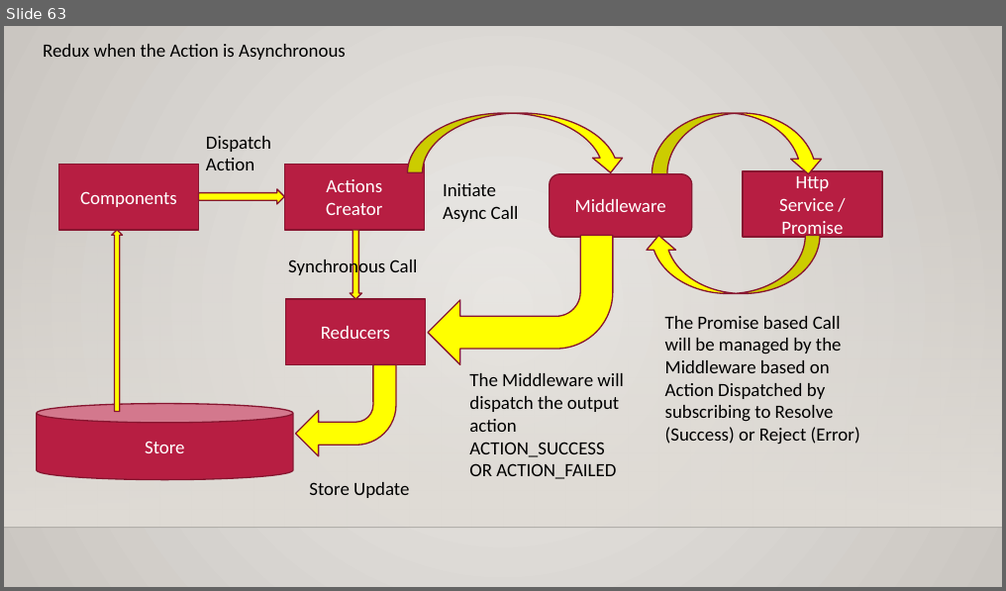
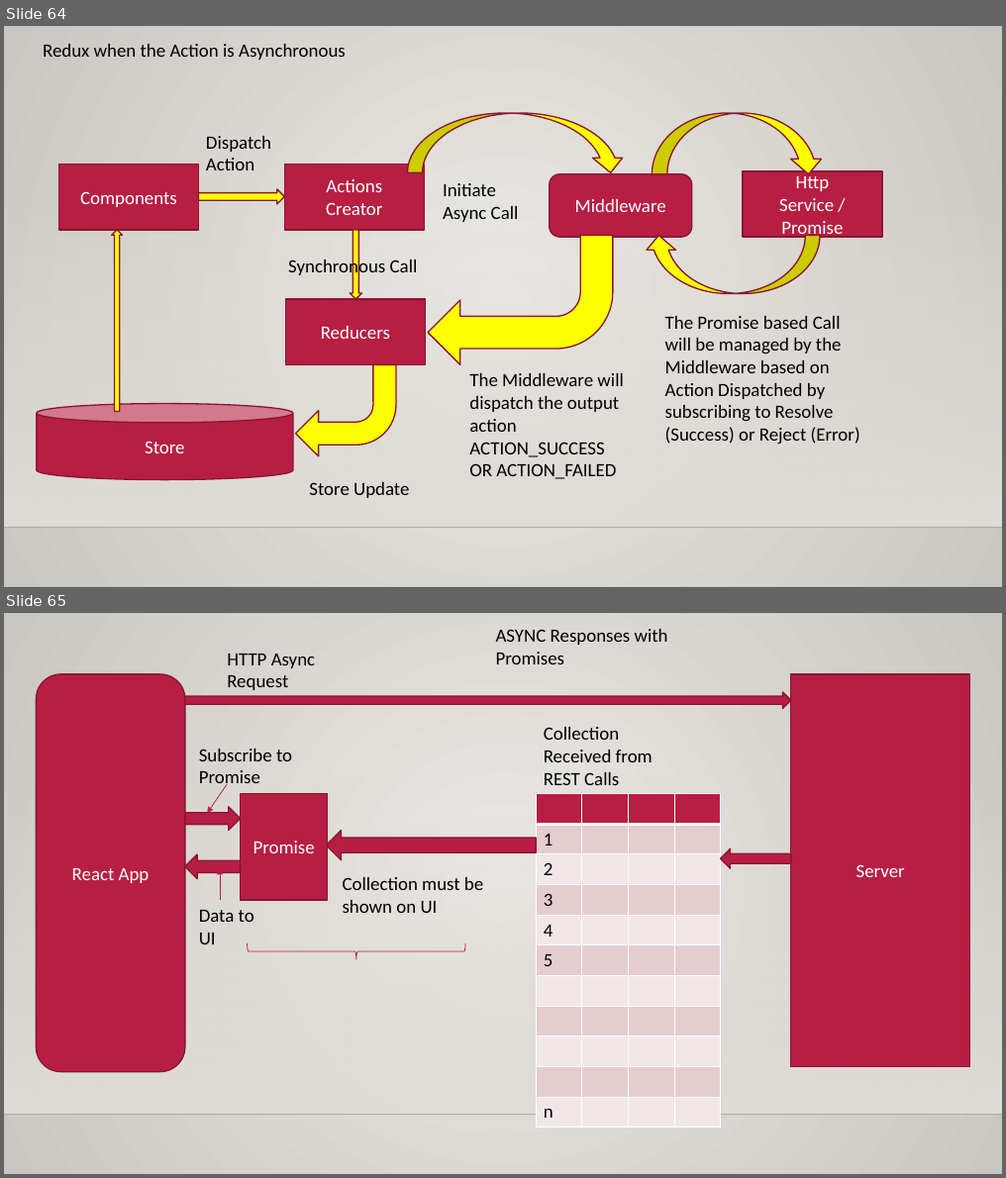
Before and after one commit to maheshsabnis/blazejan2021, a slide deck: Training_Notes_PPTs.pptx. Shown one above the other, each under a label of ours: slide 63 before the commit, slides 64 and 65 after it. The pictures are 1006x591 and 1006x1178 pixels, drawn with LibreOffice and Linux fonts; fonts in the diff are those of the drawing; background and template pictures are left out. Boxes give left, top, right and bottom in pixels: in the first picture for what was removed or moved away, otherwise in the second. Text is boxed around its words. In the diff, an @@ line names an element or a change of style, - is before the commit and + after.

```diff
--- a/Training_Notes_PPTs.pptx
+++ b/Training_Notes_PPTs.pptx
@@ slide 65 added at <box>4,613,1002,1174</box>, background gradient #ECEAE7 to #CAC7C1; not listed: 2 template elements that a slide beside it also shows @@
@@ text added at <box>496,629,668,664</box>, 18 pt, text #000000 @@
+ASYNC Responses with Promises
@@ text added at <box>227,654,315,690</box>, 18 pt, text #000000 @@
+HTTP Async
+Request
@@ rounded rectangle added at <box>37,674,185,1072</box>, fill #B71E42, outline #871631 1.25 pt, 18 pt, text #FFFFFF @@
+React App
@@ right arrow added at <box>185,692,792,709</box>, fill #B71E42, outline #871631 1.25 pt @@
@@ rectangle added at <box>791,674,969,1067</box>, fill #B71E42, outline #871631 1.25 pt, 18 pt, text #FFFFFF @@
+Server
@@ text added at <box>544,727,652,785</box>, 18 pt, text #000000 @@
+Collection Received from REST Calls
@@ text added at <box>199,749,292,789</box>, 18 pt, text #000000 @@
+Subscribe to Promise
@@ arrow added from (227, 784) to (207, 814), #B71E42 0.75 pt @@
@@ right arrow added at <box>185,807,241,830</box>, fill #B71E42, outline #871631 1.25 pt @@
@@ rectangle added at <box>241,794,328,900</box>, fill #B71E42, outline #871631 1.25 pt, 18 pt, text #FFFFFF @@
+Promise
@@ table added at <box>537,794,722,1124</box>, 11 rows, 4 columns @@
+ |  |  | 
+1 |  |  | 
+2 |  |  | 
+3 |  |  | 
+4 |  |  | 
+5 |  |  | 
+ |  |  | 
+ |  |  | 
+ |  |  | 
+ |  |  | 
+n |  |  | 
@@ left arrow added at <box>326,830,536,861</box>, fill #B71E42, outline #871631 1.25 pt @@
@@ left arrow added at <box>721,849,791,868</box>, fill #B71E42, outline #871631 1.25 pt @@
@@ left arrow added at <box>185,855,241,878</box>, fill #B71E42, outline #871631 1.25 pt @@
@@ arrow added from (220, 900) to (220, 869), #B71E42 0.75 pt @@
@@ text added at <box>343,877,483,913</box>, 18 pt, text #000000 @@
+Collection must be shown on UI
@@ text added at <box>199,910,254,945</box>, 18 pt, text #000000 @@
+Data to UI
@@ right brace added at <box>248,944,466,960</box>, outline #B71E42 0.75 pt @@
@@ what was slide 63 is now slide 64 @@
```
Also in this commit, not shown: 2 other slides added, 7 other files.
